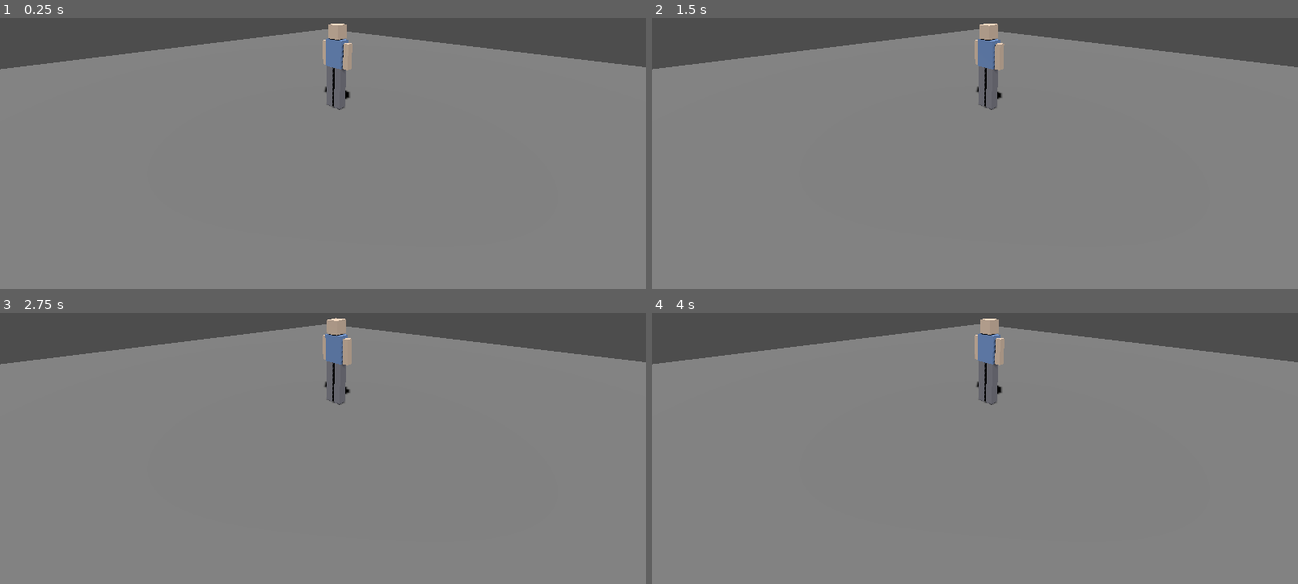
Above: before the commit, frames 1-4 (two rows, left to right).
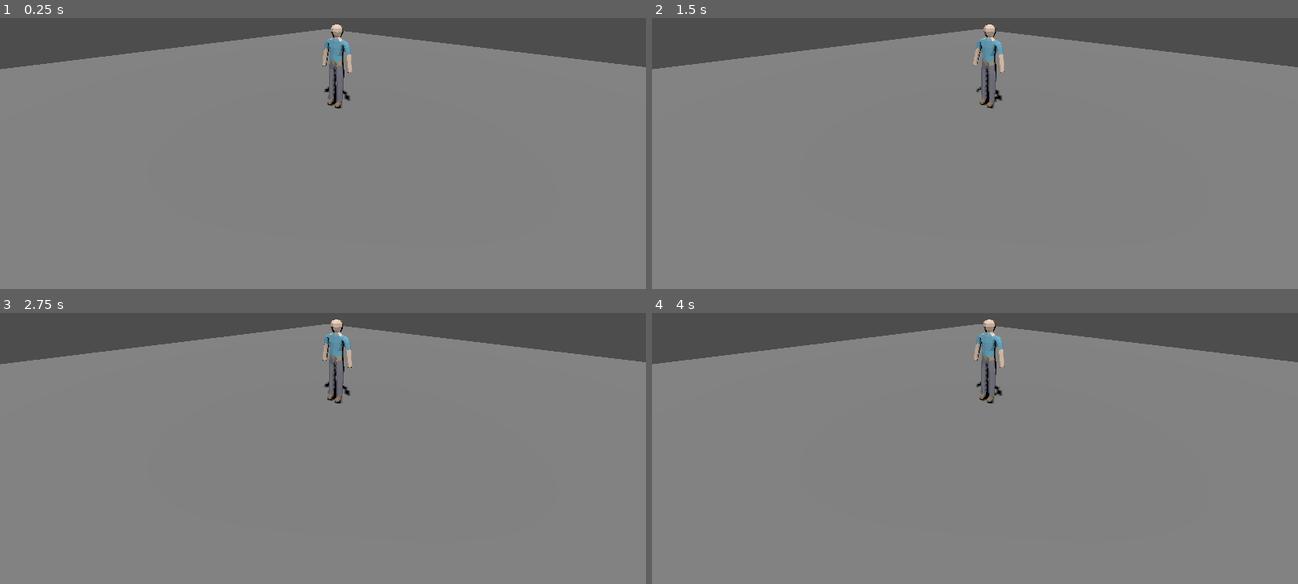
Above: after the commit, the same moments.

Repository: arjinakgul/game99
Game: Godot game, scene res://main.tscn
The game is run twice, just before and just after one commit, with the same random seed, the same clock (stepped at 60 frames per second) and the same inputs.
Inputs:
- Up to frame 1 (0.25 s): no input
- Up to frame 2 (1.5 s): tap Enter at 1.25 s
- Up to frame 3 (2.75 s): tap Space at 2 s
- Up to frame 4 (4 s): tap Enter at 2.75 s; tap Space at 3.5 s

The runs differ from the first frame. In frame 1, 0.8% of the frame differs, in the area x 49-55%, y 2-34%; in frame 2, 0.8%; in frame 3, 0.8%; in frame 4, 0.8%.

Commit message:
Godot 4.7.2 + stylized low-poly hero with humanoid rig, Idle/Walk
- Bump Godot to 4.7.2 (latest stable) in setup script and project
- tools/build_hero.py: procedural Skin-modifier body, flat region materials,
  19-bone Godot-humanoid armature, Idle and Walk actions exported via NLA
- Godot scene now loads hero.glb and loops Idle; hero.gd prints clips/bones
- Roadmap: style decision (stylized low-poly) and Phase 1 progress

Co-Authored-By: Claude Fable 5.1 <noreply@anthropic.com>
Claude-Session: https://claude.ai/code/session_01EtkepLyFN2UXyRTZHNbvE7

Diff:
--- a/game-godot/hero.gd
+++ b/game-godot/hero.gd
@@ -1,12 +1,20 @@
 extends Node3D
-## Placeholder hero: plays the "Idle" clip exported from Blender on loop.
+## Hero: lists the clips exported from Blender and loops the requested one.
+## Phase 2 will replace this with a CharacterBody3D + AnimationTree.
+
+@export var clip := "Idle"
 
 func _ready() -> void:
 	var ap: AnimationPlayer = find_child("AnimationPlayer", true, false)
-	if ap and ap.has_animation("Idle"):
-		var anim := ap.get_animation("Idle")
-		anim.loop_mode = Animation.LOOP_LINEAR
-		ap.play("Idle")
-		print("Hero: playing Idle (%.2fs)" % anim.length)
-	else:
-		push_warning("Hero: AnimationPlayer/Idle not found")
+	if ap == null:
+		push_warning("Hero: no AnimationPlayer in glb")
+		return
+	var names := ap.get_animation_list()
+	print("Hero clips: ", names)
+	if ap.has_animation(clip):
+		ap.get_animation(clip).loop_mode = Animation.LOOP_LINEAR
+		ap.play(clip)
+		print("Hero: playing %s (%.2fs)" % [clip, ap.get_animation(clip).length])
+	var skel: Skeleton3D = find_child("Skeleton3D", true, false)
+	if skel:
+		print("Hero bones: ", skel.get_bone_count())
--- a/game-godot/main.tscn
+++ b/game-godot/main.tscn
@@ -1,6 +1,6 @@
 [gd_scene load_steps=4 format=3]
 
-[ext_resource type="PackedScene" path="res://assets/hero_placeholder.glb" id="1_hero"]
+[ext_resource type="PackedScene" path="res://assets/hero.glb" id="1_hero"]
 [ext_resource type="Script" path="res://hero.gd" id="2_hero"]
 
 [sub_resource type="BoxMesh" id="ground"]
--- a/game-godot/project.godot
+++ b/game-godot/project.godot
@@ -1,5 +1,5 @@
 ; Engine configuration file.
-; Godot 4.5 - game99 playground
+; Godot 4.7 - game99 playground
 
 config_version=5
 
@@ -7,7 +7,7 @@
 
 config/name="game99"
 run/main_scene="res://main.tscn"
-config/features=PackedStringArray("4.5", "Forward Plus")
+config/features=PackedStringArray("4.7", "Forward Plus")
 
 [rendering]
 
Binary file added: game-godot/assets/hero.glb
Not shown, changed: game-godot/assets/hero.glb.import
Binary file removed: game-godot/assets/hero_placeholder.glb
Not shown, changed: README.md
Not shown, added: assets/characters/hero/hero.blend
Not shown, added: assets/exports/hero.glb
Not shown, changed: docs/ROADMAP.md
Not shown, added: renders/hero_idle.png
Not shown, added: renders/hero_walk.png
Not shown, added: tools/build_hero.py
Not shown, changed: tools/setup_cloud.sh
